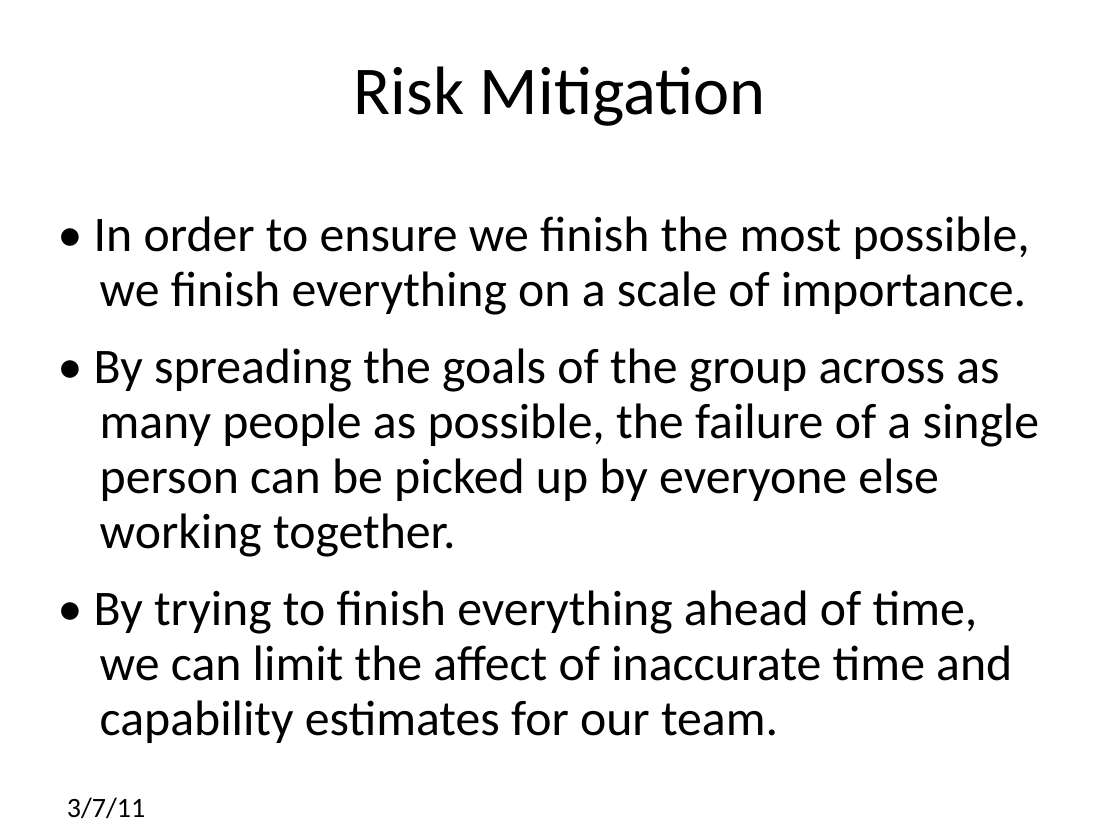
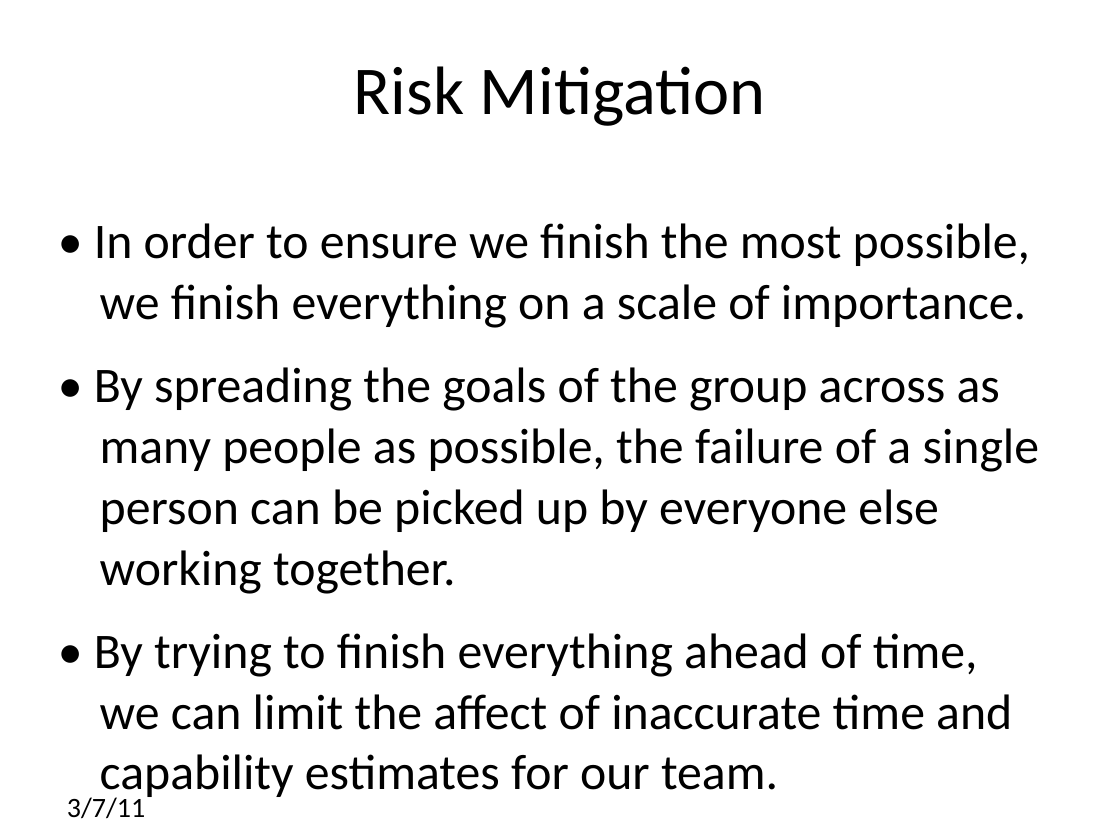
Before and after one commit to codebycliff/fractalblaster, a slide deck: slide 18 of trunk/doc/Mid-Semester Progress.ppt (slide 17 before the commit). Drawn at 1120x840 pixels with LibreOffice and Linux fonts; fonts in the diff are those of the drawing. Boxes give left, top, right and bottom in pixels: in the first picture for what was removed or moved away, otherwise in the second. Text is boxed around its words. In the diff, an @@ line names an element or a change of style, - is before the commit and + after.

```diff
--- a/trunk/doc/Mid-Semester Progress.ppt
+++ b/trunk/doc/Mid-Semester Progress.ppt
@@ text "• In order to ensure ..." at <box>94,223,1040,802</box>: indent changed; line spacing 0.92 to 1.02 @@
```
Also in this commit, not shown: 9 other slides changed, 1 slide added.
